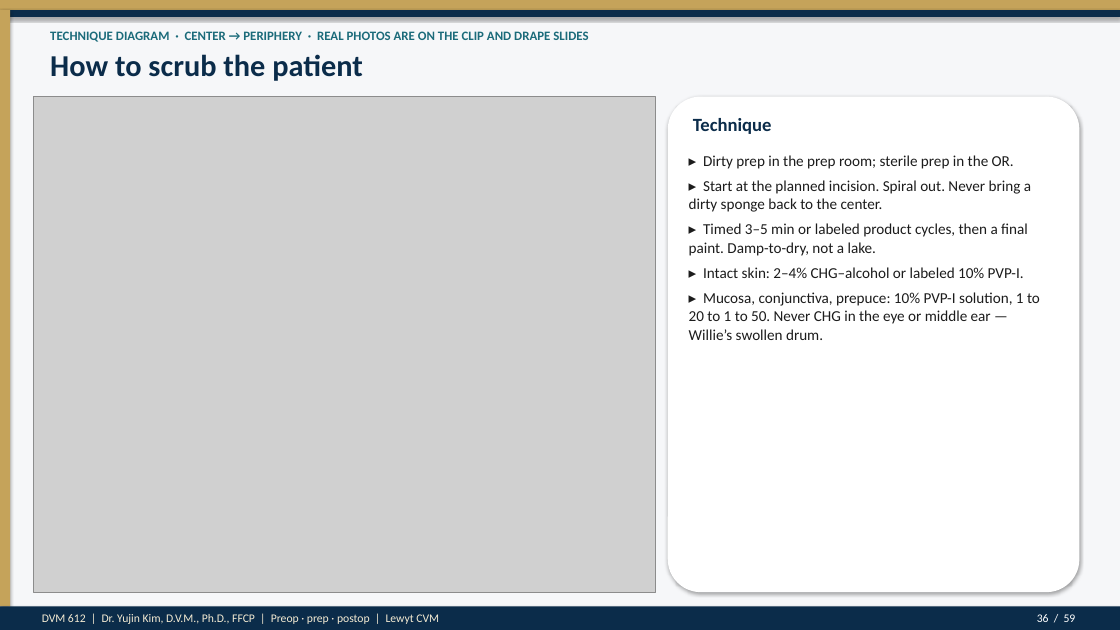
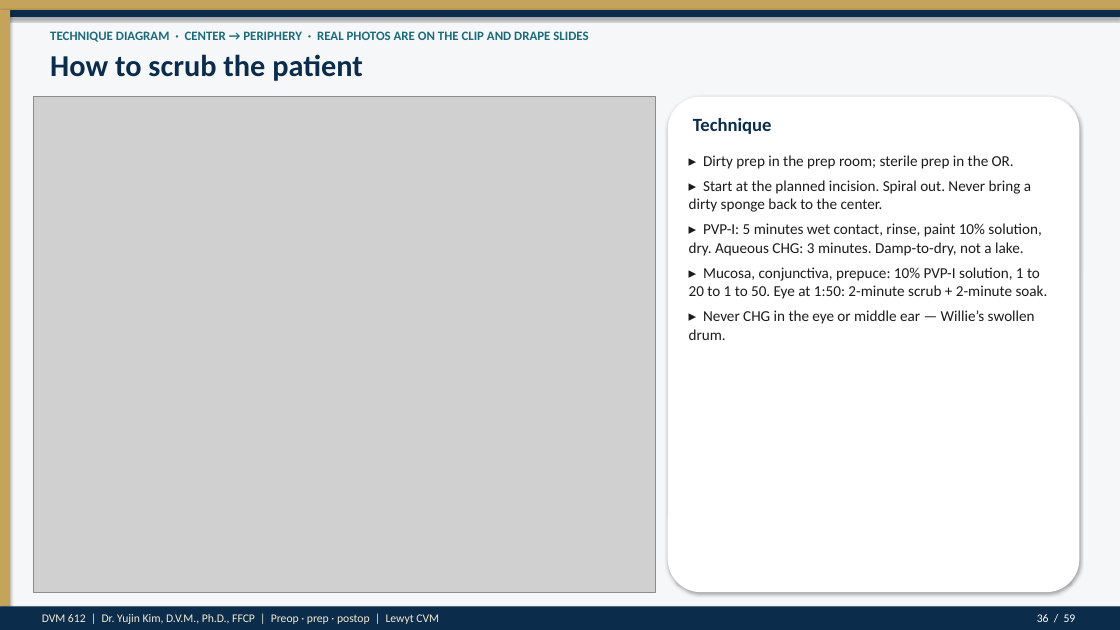
Before and after one commit to drkimvet/happycare, a slide deck: slide 36 of lectures/DVM-612_Week4_Preop_PatientPrep_Postop.pptx. Drawn at 1120x630 pixels with LibreOffice and Linux fonts; fonts in the diff are those of the drawing; grey boxes stand for pictures. Boxes give left, top, right and bottom in pixels: in the first picture for what was removed or moved away, otherwise in the second. Text is boxed around its words. In the diff, an @@ line names an element or a change of style, - is before the commit and + after.

```diff
--- a/lectures/DVM-612_Week4_Preop_PatientPrep_Postop.pptx
+++ b/lectures/DVM-612_Week4_Preop_PatientPrep_Postop.pptx
@@ text at (689,223,1048,340): text changed @@
-▸ Timed 3–5 min or labeled product cycles, then a final paint. Damp-to-dry, not a lake.
-▸ Intact skin: 2–4% CHG–alcohol or labeled 10% PVP-I.
-▸ Mucosa, conjunctiva, prepuce: 10% PVP-I solution, 1 to 20 to 1 to 50. Never CHG in the eye or middle ear — Willie’s swollen drum.
+▸ PVP-I: 5 minutes wet contact, rinse, paint 10% solution, dry. Aqueous CHG: 3 minutes. Damp-to-dry, not a lake.
+▸ Mucosa, conjunctiva, prepuce: 10% PVP-I solution, 1 to 20 to 1 to 50. Eye at 1:50: 2-minute scrub + 2-minute soak.
+▸ Never CHG in the eye or middle ear — Willie’s swollen drum.
```
Also in this commit, not shown: 10 other slides changed, 2 other files.
